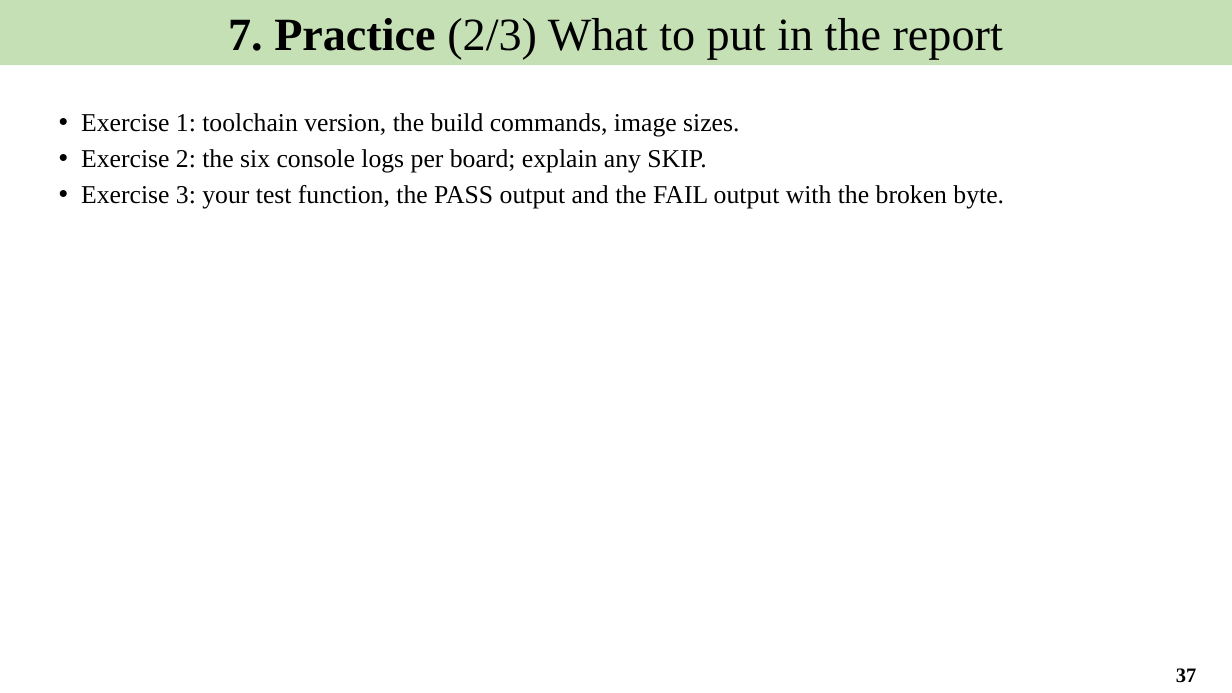
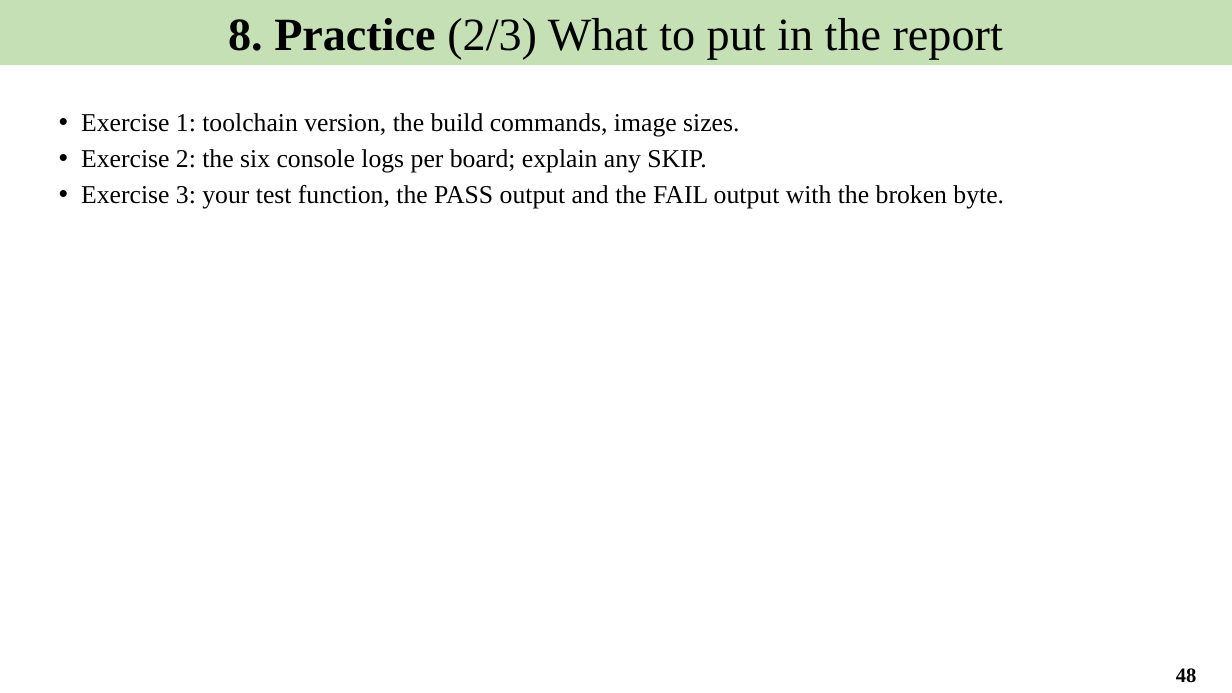
Before and after one commit to Khaiduy/chipyard-edhoc, a slide deck: slide 48 of fpga/sw/export/docs/slides/02_Software_environment_and_tests.pptx (slide 37 before the commit). Drawn at 1232x693 pixels with LibreOffice and Linux fonts; fonts in the diff are those of the drawing. Boxes give left, top, right and bottom in pixels: in the first picture for what was removed or moved away, otherwise in the second. Text is boxed around its words. In the diff, an @@ line names an element or a change of style, - is before the commit and + after.

```diff
--- a/fpga/sw/export/docs/slides/02_Software_environment_and_tests.pptx
+++ b/fpga/sw/export/docs/slides/02_Software_environment_and_tests.pptx
@@ text in rectangle at [228,18,1003,60]: text changed @@
-7. Practice (2/3) What to put in the report
+8. Practice (2/3) What to put in the report
@@ page number at [1176,668,1196,683]: text changed @@
-37
+48
```
Also in this commit, not shown: 12 other slides changed, 11 slides added, 5 other files.
